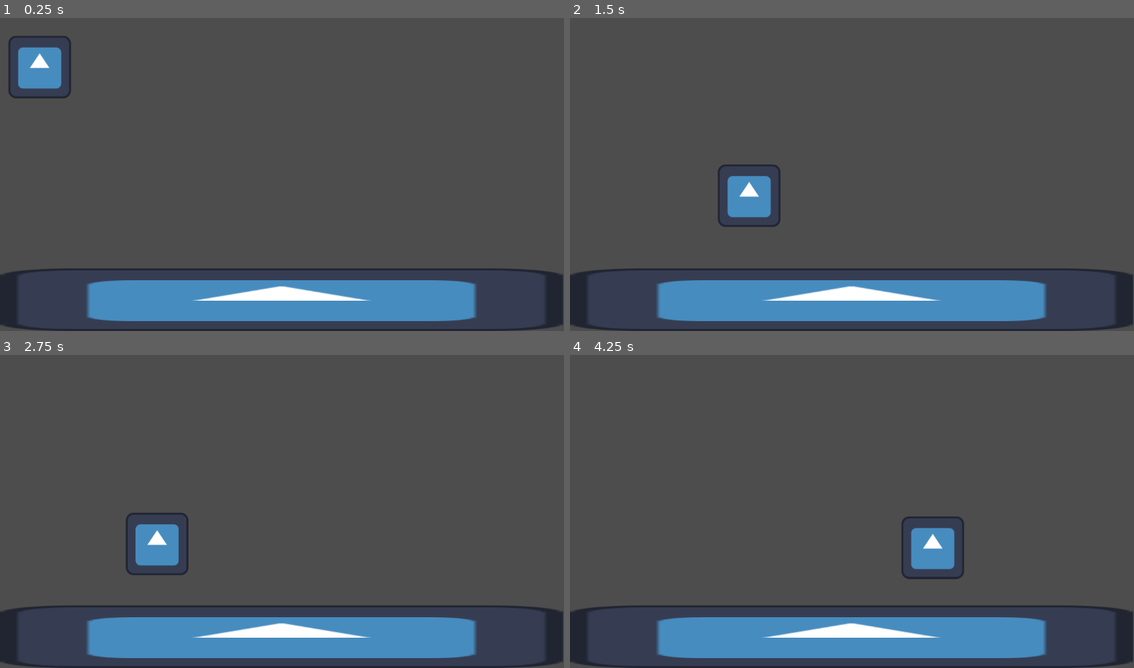
Above: before the commit, frames 1-4 (two rows, left to right).
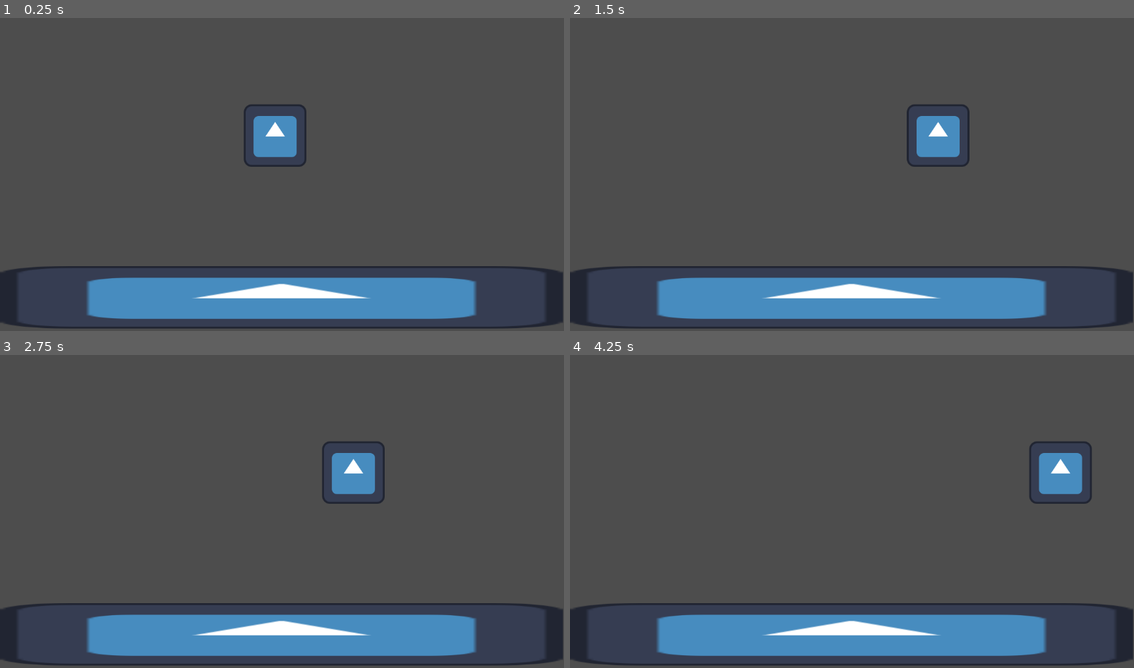
Above: after the commit, the same moments.

Repository: nefiangelo/godotGameProject
Game: Godot game, scene res://scene_1.tscn
Two runs of this game, one before a commit and one after it. Both use one fixed random seed, a clock stepped at 60 frames per second and the inputs below. The engine's default icon, where the game draws it, is replaced by a stand-in: a white triangle on a blue panel in a dark square.
Inputs:
- Up to frame 1 (0.25 s): no input
- Up to frame 2 (1.5 s): tap Enter (ui_accept) at 0.5, 0.6, 0.77, 1.07, 1.35 s; hold Right (ui_right) from 0.53 s (still down)
- Up to frame 3 (2.75 s): tap Enter (ui_accept) at 1.52, 1.82, 2.1 s; release Right (ui_right) at 2.03 s; hold Left (ui_left) from 2.03 s (still down)
- Up to frame 4 (4.25 s): release Left (ui_left) at 2.78 s; hold Right (ui_right) from 2.78 s (still down); tap Enter (ui_accept) at 2.85, 3.02, 3.32, 3.6, 3.77, 4.07 s

The runs differ from the first frame. In frame 1, 6.9% of the frame differs, in the area x 0-100%, y 5-100%; in frame 2, 6.8%; in frame 3, 6.8%; in frame 4, 6.9%.

Commit message:
Ajuste de Colisão Movimentação e Sprites do Player
Sprites e Colisões agrupadas ao personagem. Foi alterado também a movimentação, agora no estilo top-down corretamente.

Diff:
--- a/character_body_2d.gd
+++ b/character_body_2d.gd
@@ -1,25 +1,18 @@
 extends CharacterBody2D
 
+const SPEED = 200.0
 
-const SPEED = 300.0
-const JUMP_VELOCITY = -400.0
+func _physics_process(_delta: float) -> void:
+	# Pega as 4 direções de uma vez só! (Setinhas ou WASD)
+	# O get_vector já normaliza a velocidade na diagonal pra ele não correr mais rápido
+	var direction = Input.get_vector("ui_left", "ui_right", "ui_up", "ui_down")
 
+	if direction:
+		# Se estiver apertando alguma tecla, aplica a velocidade
+		velocity = direction * SPEED
+	else:
+		# Se soltar as teclas, freia o boneco até parar
+		velocity = velocity.move_toward(Vector2.ZERO, SPEED)
 
-func _physics_process(delta: float) -> void:
-	# Add the gravity.
-	if not is_on_floor():
-		velocity += get_gravity() * delta
-
-	# Handle jump.
-	if Input.is_action_just_pressed("ui_accept") and is_on_floor():
-		velocity.y = JUMP_VELOCITY
-
-	# Get the input direction and handle the movement/deceleration.
-	# As good practice, you should replace UI actions with custom gameplay actions.
-	var direction := Input.get_axis("ui_left", "ui_right")
-	if direction:
-		velocity.x = direction * SPEED
-	else:
-		velocity.x = move_toward(velocity.x, 0, SPEED)
-
+	# Tenta mover. Se bater em qualquer coisa, ele desliza pela lateral (parede)
 	move_and_slide()
--- a/scene_1.tscn
+++ b/scene_1.tscn
@@ -12,24 +12,23 @@
 [node name="Scene1" type="Node2D" unique_id=713127948]
 
 [node name="CharacterBody2D" type="CharacterBody2D" parent="." unique_id=939318641]
+position = Vector2(562, 248)
 script = ExtResource("1_3xosi")
+metadata/_edit_group_ = true
 
 [node name="Sprite2D" type="Sprite2D" parent="CharacterBody2D" unique_id=493697955]
-position = Vector2(81, 79)
 texture = ExtResource("2_1abo5")
 
 [node name="CollisionShape2D" type="CollisionShape2D" parent="CharacterBody2D" unique_id=534738387]
-position = Vector2(81, 79)
 shape = SubResource("RectangleShape2D_knagl")
 
 [node name="StaticBody2D" type="StaticBody2D" parent="." unique_id=1355341661]
-position = Vector2(-3, 527)
+position = Vector2(575, 579)
+metadata/_edit_group_ = true
 
 [node name="Sprite2D" type="Sprite2D" parent="StaticBody2D" unique_id=2139251842]
-position = Vector2(578, 57)
 scale = Vector2(8.984375, 1)
 texture = ExtResource("2_1abo5")
 
 [node name="CollisionShape2D" type="CollisionShape2D" parent="StaticBody2D" unique_id=1710246480]
-position = Vector2(579, 57)
 shape = SubResource("RectangleShape2D_3xosi")
